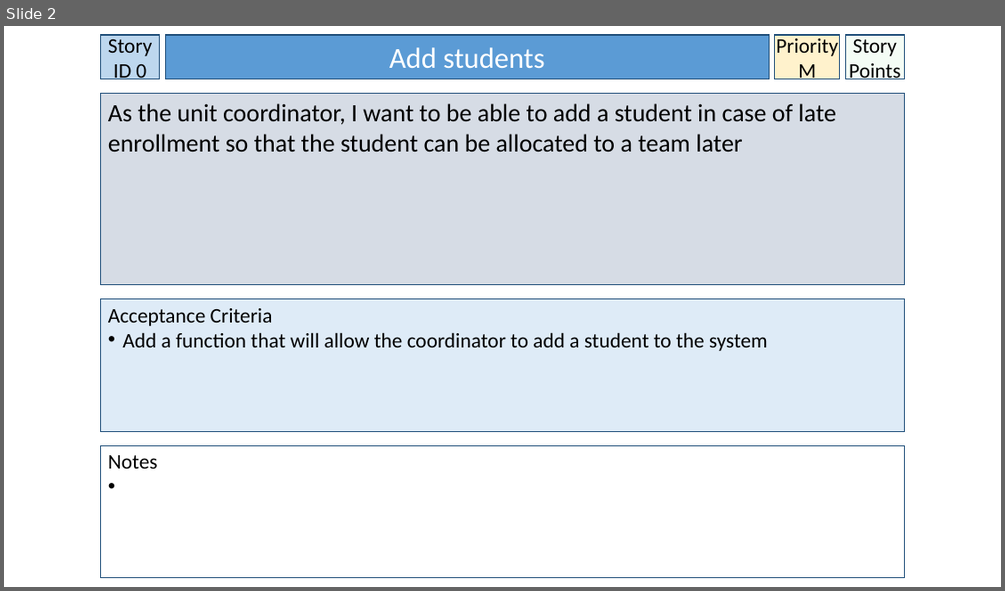
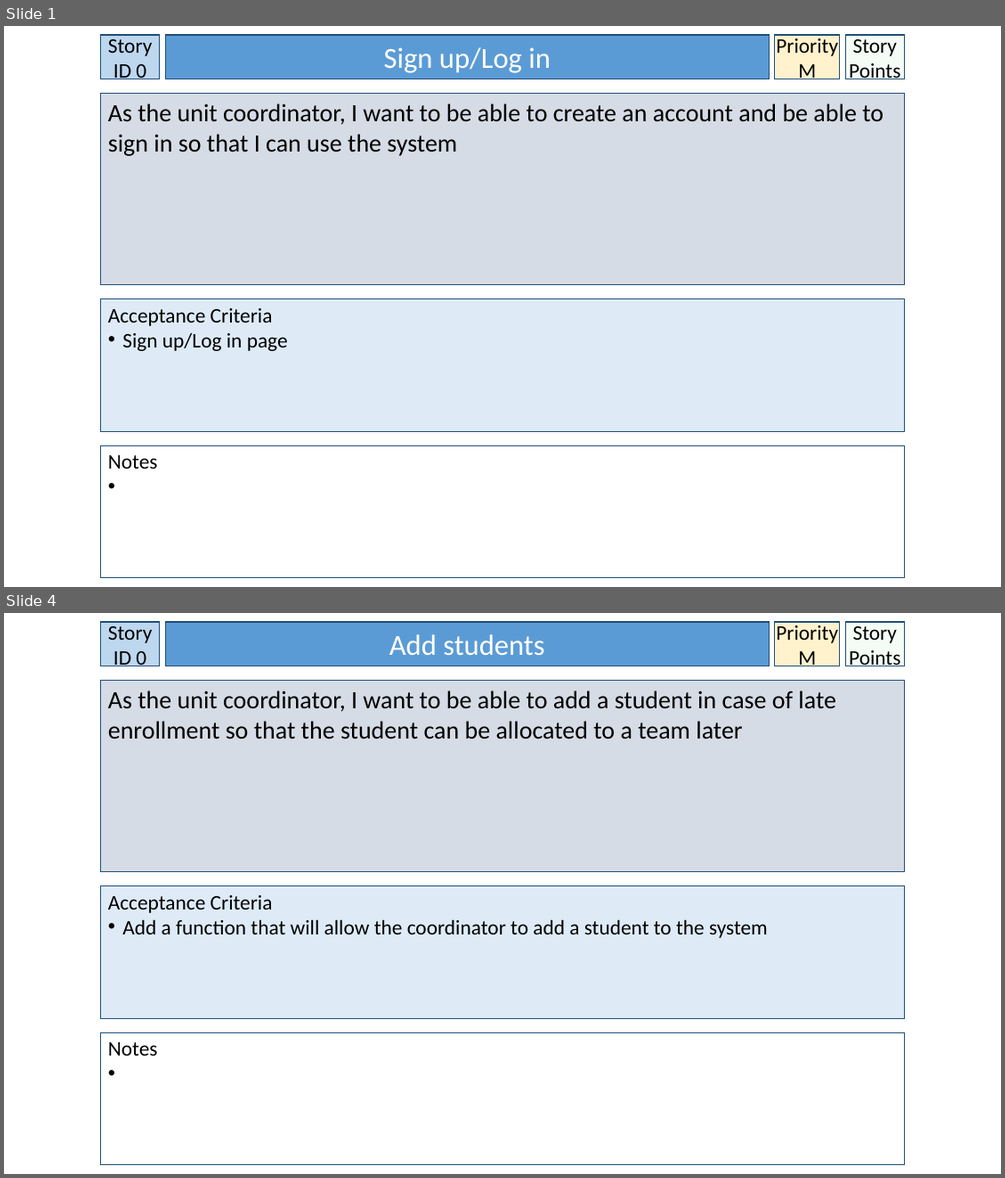
Before and after one commit to BrissyKim/group14, a slide deck: User_story/Yoon User Stories.pptx. Shown one above the other, each under a label of ours: slide 2 before the commit, slides 1 and 4 after it; the slides between them are not shown. The pictures are 1005x591 and 1005x1178 pixels, drawn with LibreOffice and Linux fonts; fonts in the diff are those of the drawing. Boxes give left, top, right and bottom in pixels: in the first picture for what was removed or moved away, otherwise in the second. Text is boxed around its words. In the diff, an @@ line names an element or a change of style, - is before the commit and + after.

Commit message:
User stories - Unit coordinator Final

```diff
--- a/User_story/Yoon User Stories.pptx
+++ b/User_story/Yoon User Stories.pptx
@@ slide 1 added at box(4, 26, 1001, 587), background #FFFFFF @@
@@ rectangle added at box(100, 35, 160, 79), fill #BDD7EE, outline #1F4E79 1 pt, 20 pt, text #000000 @@
+Story ID 0
@@ rectangle added at box(165, 35, 769, 79), fill #5B9BD5, outline #1F4E79 1 pt, 28 pt, text #FFFFFF @@
+Sign up/Log in
@@ rectangle added at box(775, 35, 840, 79), fill #FFF2CC, outline #1F4E79 1 pt, 20 pt, text #000000 @@
+Priority
+M
@@ rectangle added at box(845, 35, 905, 79), fill #CCF0CD at 20% opacity, outline #1F4E79 1 pt, 20 pt, text #000000 @@
+Story Points
@@ rectangle added at box(100, 94, 905, 285), fill #D6DCE5, outline #1F4E79 1 pt, 24 pt, text #000000 @@
+As the unit coordinator, I want to be able to create an account and be able to sign in so that I can use the system
@@ rectangle added at box(100, 299, 905, 431), fill #DEEBF7, outline #1F4E79 1 pt, 20 pt, text #000000 @@
+Acceptance Criteria
+• Sign up/Log in page
@@ rectangle added at box(100, 445, 905, 578), fill #FFFFFF, outline #1F4E79 1 pt, 20 pt, text #000000 @@
+Notes
@@ what was slide 2 is now slide 4 @@
```
Also in this commit, not shown: 2 slides changed, 1 other slide added.
